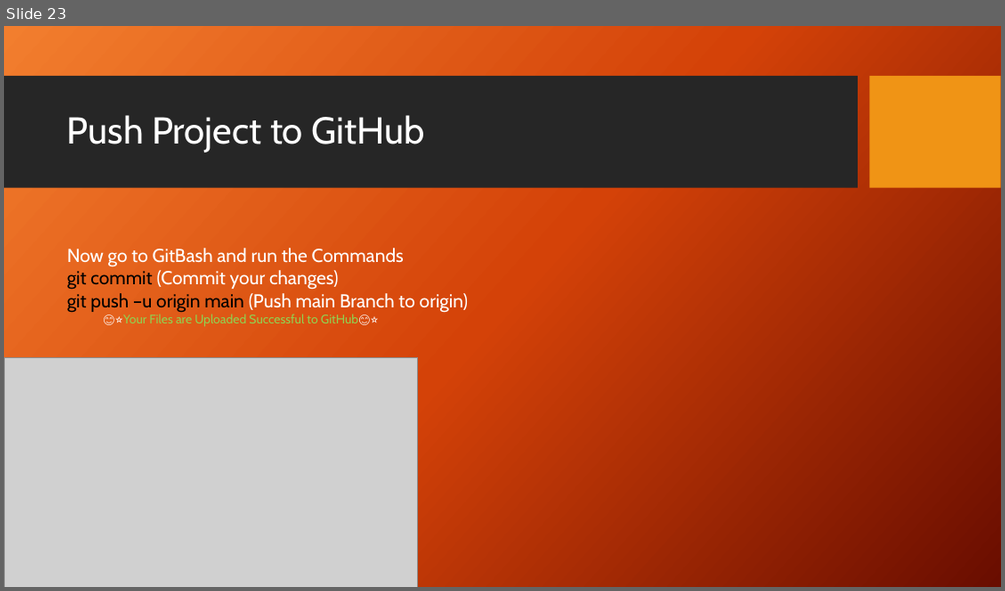
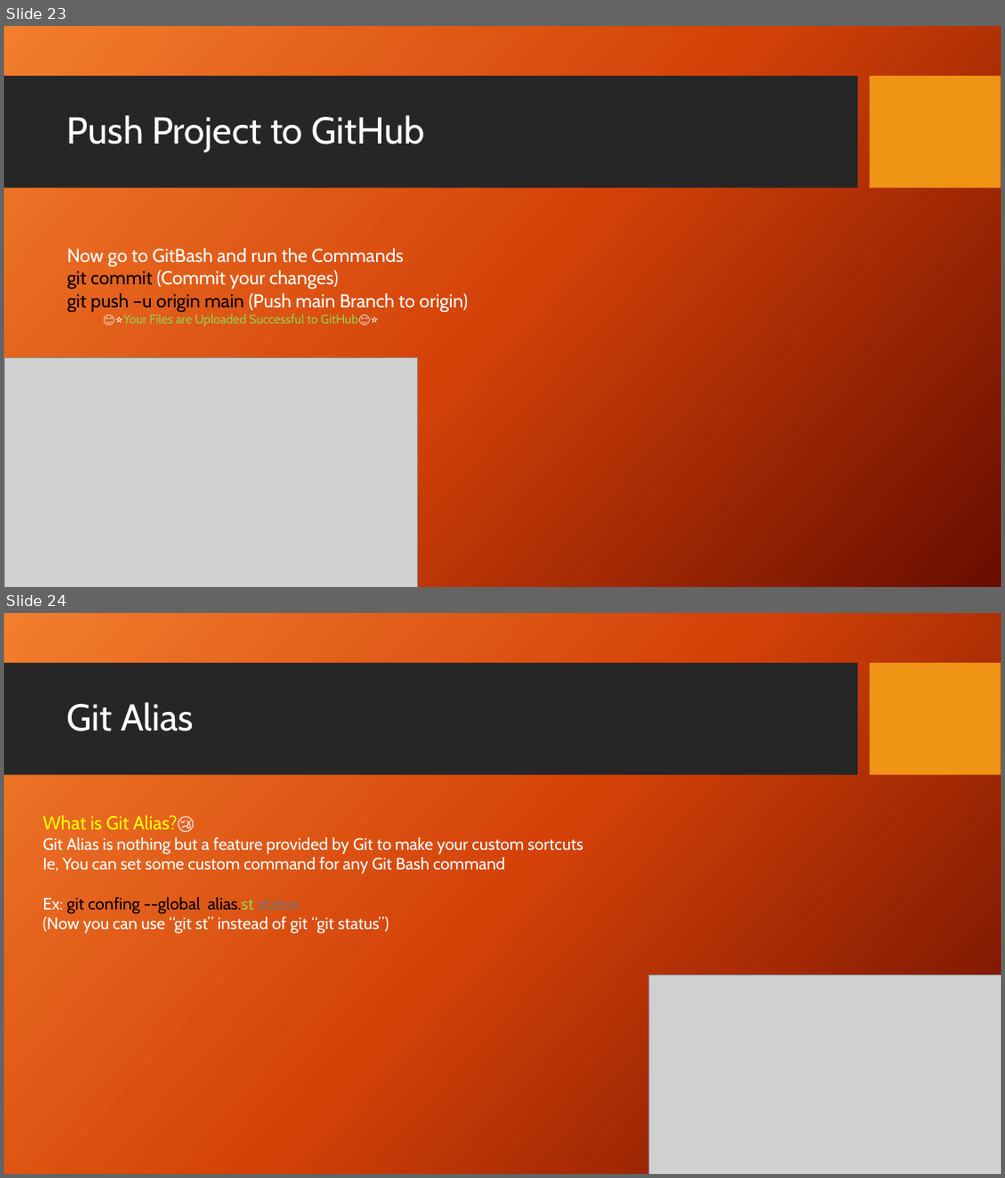
Before and after one commit to pranoy1171999study/Git-GitHubPresentation, a slide deck: GitPresent.pptx. Shown one above the other, each under a label of ours: slide 23 before the commit, slides 23 and 24 after it. The pictures are 1005x591 and 1005x1178 pixels, drawn with LibreOffice and Linux fonts; fonts in the diff are those of the drawing; grey boxes stand for pictures; background and template pictures are left out. Boxes give left, top, right and bottom in pixels: in the first picture for what was removed or moved away, otherwise in the second. Text is boxed around its words. In the diff, an @@ line names an element or a change of style, - is before the commit and + after.

```diff
--- a/GitPresent.pptx
+++ b/GitPresent.pptx
@@ slide 24 added at box(4, 613, 1001, 1174), background picture (left out); not listed: 2 template elements that a slide beside it also shows @@
@@ title added at box(67, 702, 194, 731), 36 pt, text #FFFFFF @@
+Git Alias
@@ text added at box(43, 815, 582, 933), 16 pt, text #FFFFFF @@
+What is Git Alias?😢
+Git Alias is nothing but a feature provided by Git to make your custom sortcuts
+Ie, You can set some custom command for any Git Bash command
+Ex: git confing --global alias.st status
+(Now you can use “git st” instead of git “git status”)
@@ picture added at box(649, 975, 1001, 1174) @@
```
Also in this commit, not shown: 1 slide changed, 2 other slides added.
